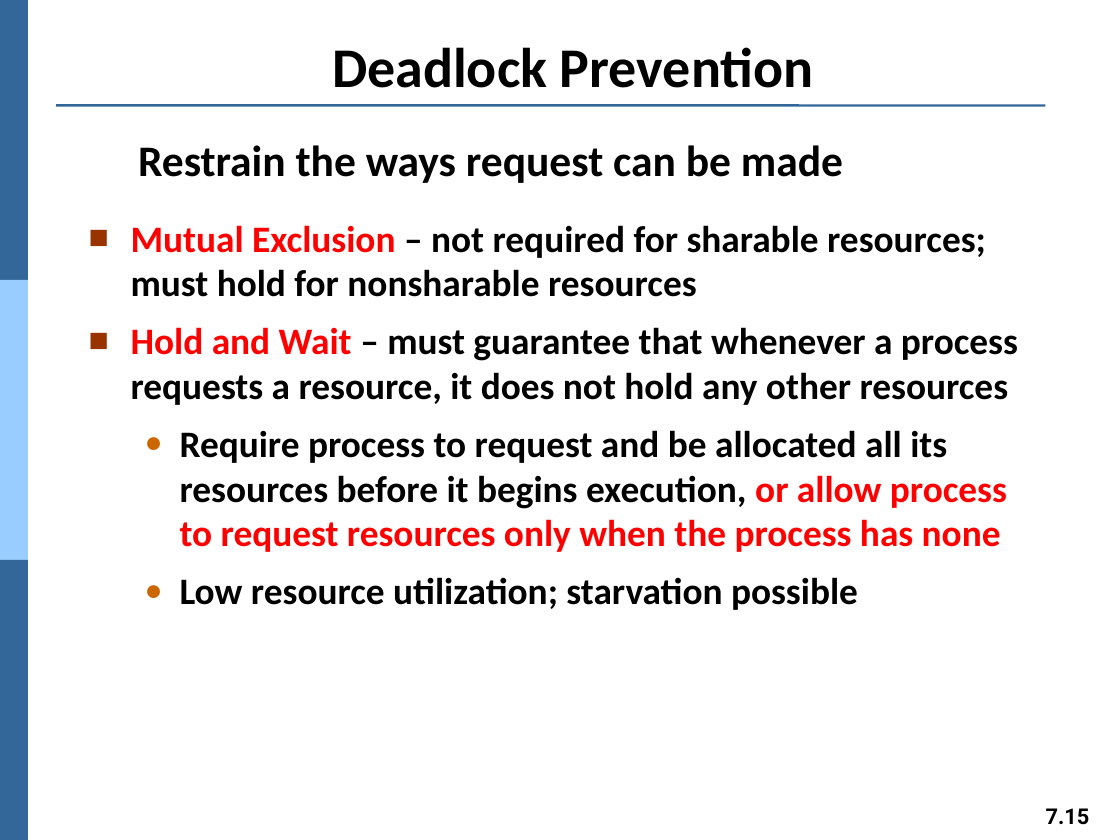
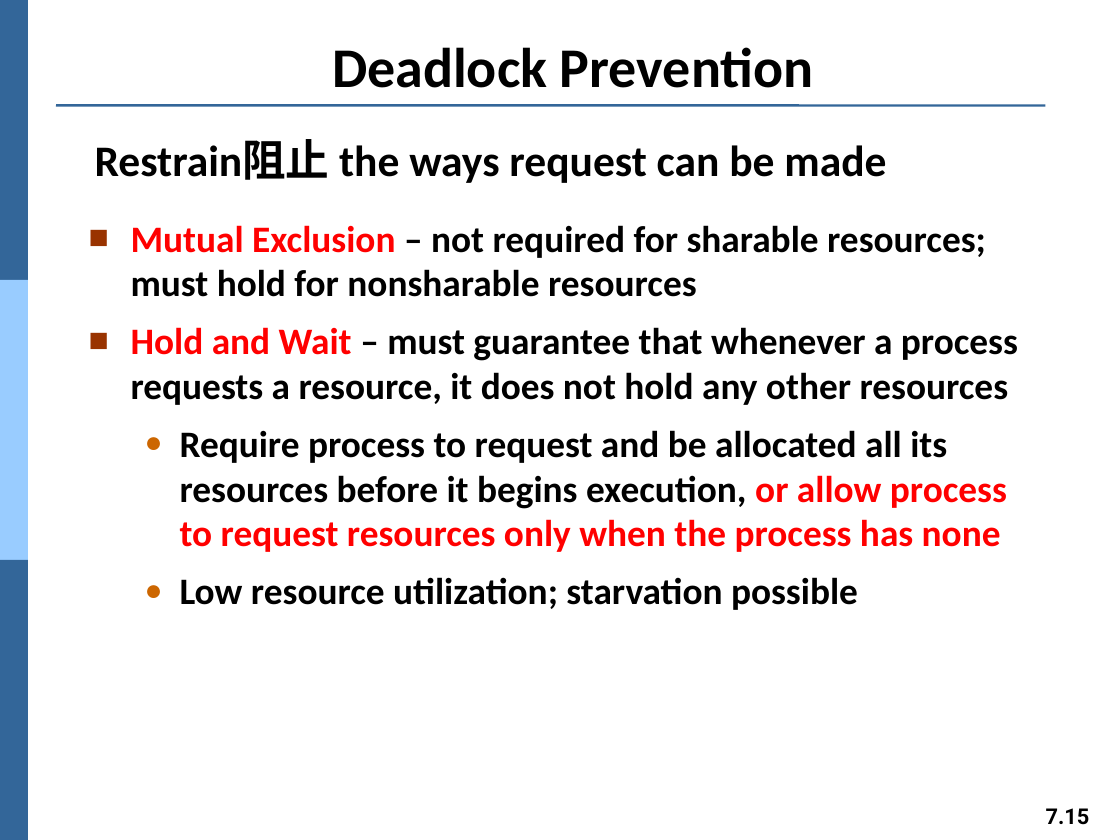
Before and after one commit to Yang09701194/OS_Learning, a slide deck: slide 15 of ch07.pptx. Drawn at 1120x840 pixels with LibreOffice and Linux fonts; fonts in the diff are those of the drawing. Boxes give left, top, right and bottom in pixels: in the first picture for what was removed or moved away, otherwise in the second. Text is boxed around its words. In the diff, an @@ line names an element or a change of style, - is before the commit and + after.

```diff
--- a/ch07.pptx
+++ b/ch07.pptx
@@ text at <box>95,140,886,183</box>: text changed @@
-Restrain the ways request can be made
+Restrain阻止 the ways request can be made
```
Also in this commit, not shown: 3 other slides changed.
